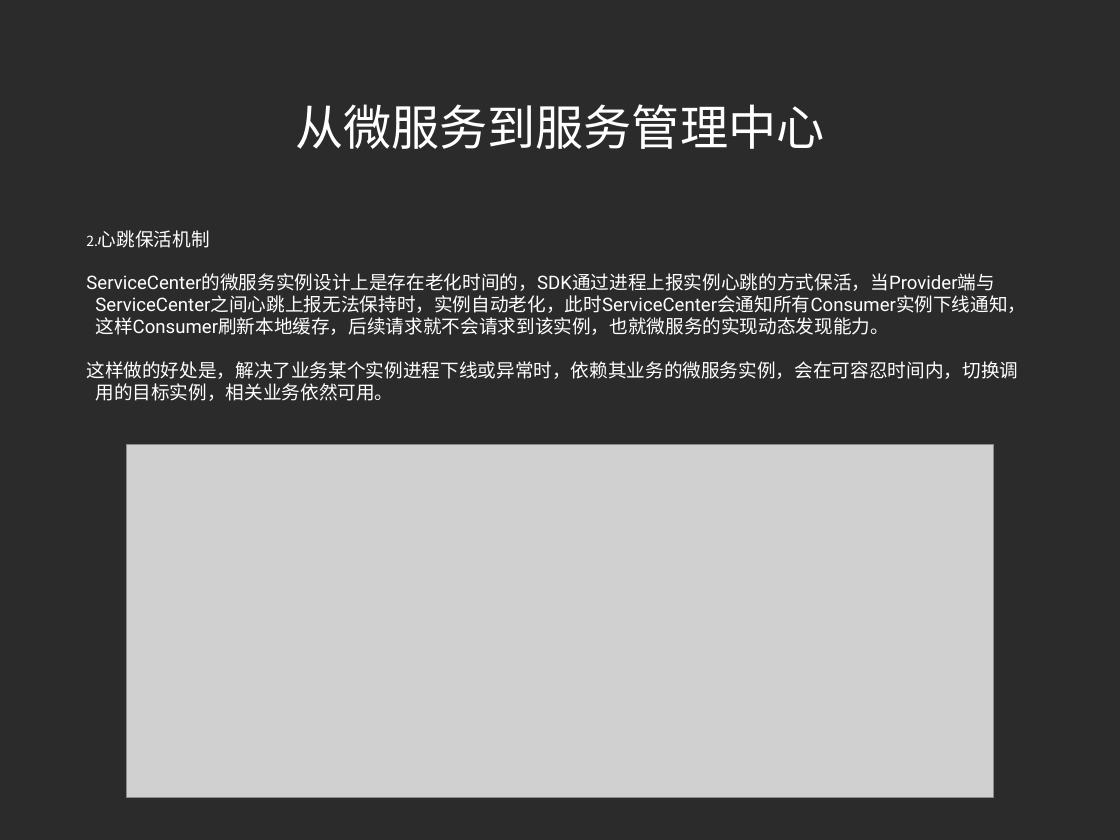
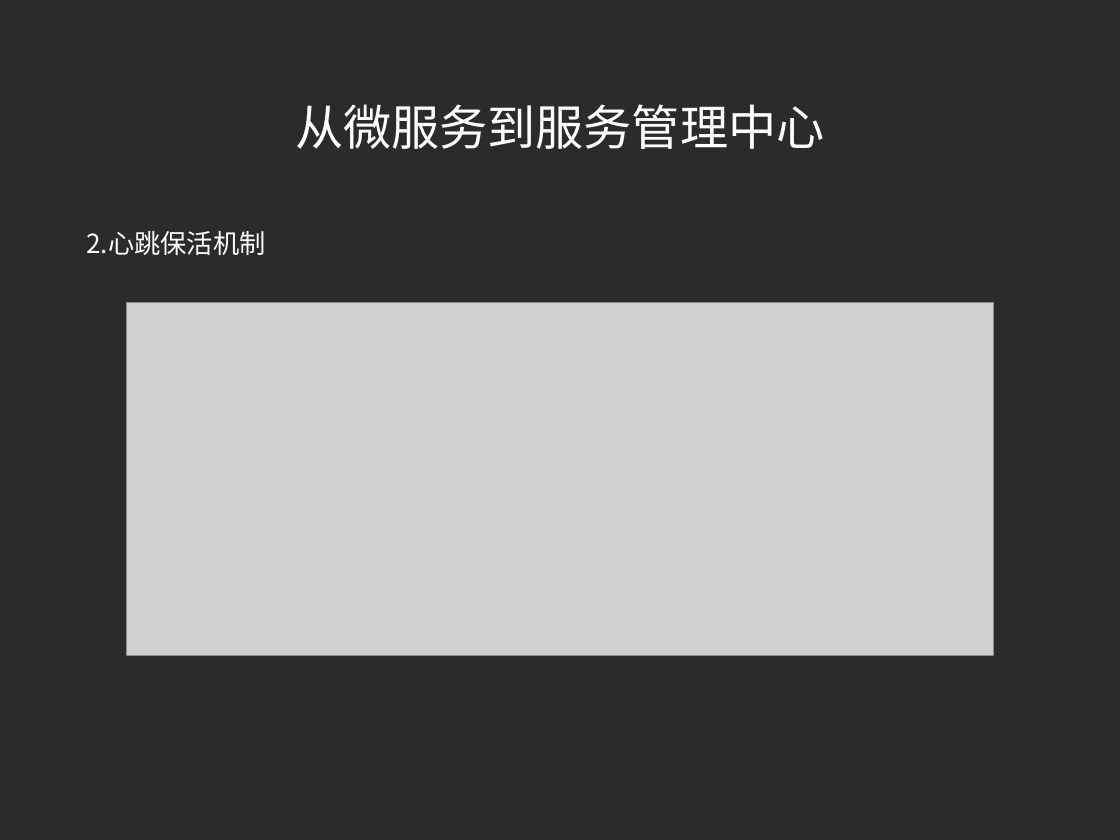
Before and after one commit to little-cui/sc-tester, a slide deck: slide 11 of doc/introduce.ppt (slide 13 before the commit). Drawn at 1120x840 pixels with LibreOffice and Linux fonts; fonts in the diff are those of the drawing; grey boxes stand for pictures; background and template pictures are left out; a plain dark background stands for a picture behind light text. Boxes give left, top, right and bottom in pixels: in the first picture for what was removed or moved away, otherwise in the second. Text is boxed around its words. In the diff, an @@ line names an element or a change of style, - is before the commit and + after.

```diff
--- a/doc/introduce.ppt
+++ b/doc/introduce.ppt
@@ text "心跳保活机制" at <box>86,231,265,255</box>: size 17 to 24 pt, font Roboto to Noto Sans CJK SC @@
@@ text at <box>86,273,1026,401</box>: paragraphs removed @@
-ServiceCenter的微服务实例设计上是存在老化时间的，SDK通过进程上报实例心跳的方式保活，当Provider端与ServiceCenter之间心跳上报无法保持时，实例自动老化，此时ServiceCenter会通知所有Consumer实例下线通知，这样Consumer刷新本地缓存，后续请求就不会请求到该实例，也就微服务的实现动态发现能力。
-这样做的好处是，解决了业务某个实例进程下线或异常时，依赖其业务的微服务实例，会在可容忍时间内，切换调用的目标实例，相关业务依然可用。
@@ picture: place and size @@
-picture at <box>127,444,993,798</box>
+picture at <box>127,302,993,656</box>
```
Also in this commit, not shown: 8 other slides changed, 2 slides removed.
